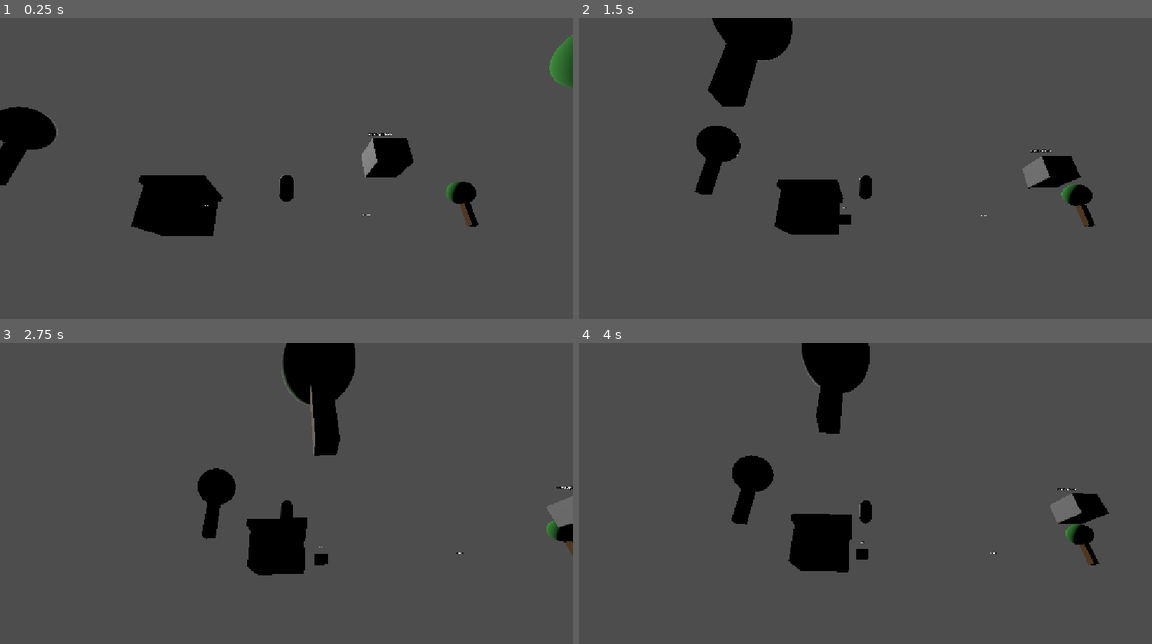
Above: before the commit, frames 1-4 (two rows, left to right).
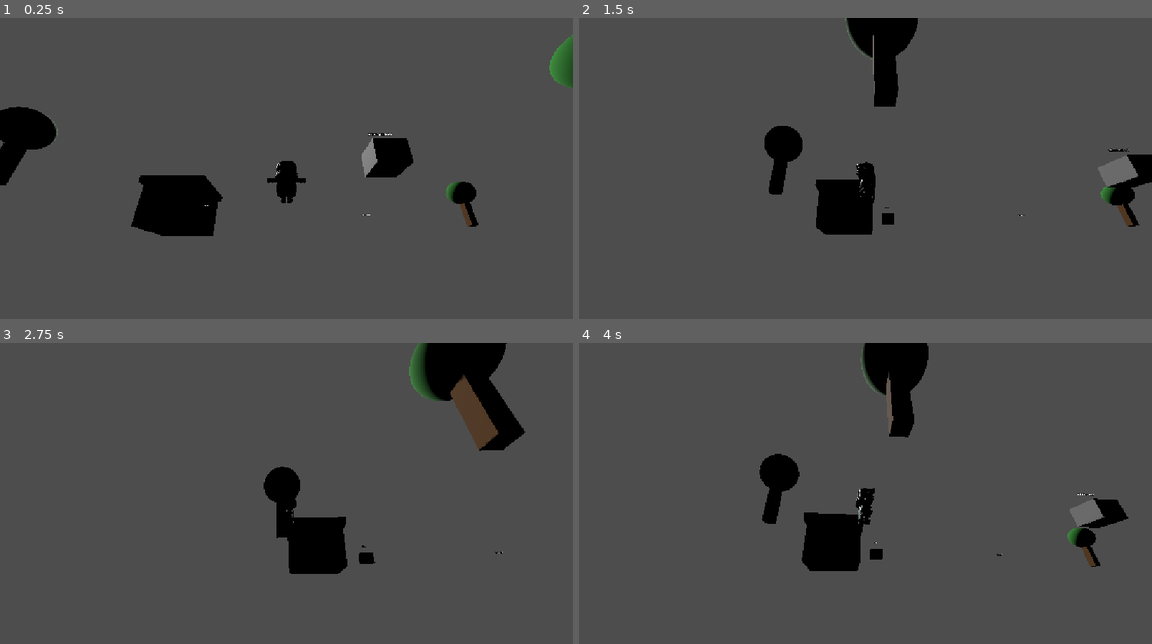
Above: after the commit, the same moments.

Repository: daviilegends/mmorpg_final
Game: Godot game, scene res://scenes/world/test_map.tscn
The game is run twice, just before and just after one commit, with the same random seed, the same clock (stepped at 60 frames per second) and the same inputs.
Inputs (mouse positions are in pixels of both pictures, inside the frame that each line leads up to):
- Up to frame 1 (0.25 s): no input
- Up to frame 2 (1.5 s): move the mouse to (991, 162) at 0.52 s; hold D (move_right) 0.53-1.25 s; hold Shift 0.53-1.25 s; click (991, 162) at 0.67 s; tap Space (jump) at 0.77, 0.8, 1.07 s; drag from (750, 195) to (836, 243) at 1.27 s
- Up to frame 3 (2.75 s): move the mouse to (343, 433) at 2.02 s; hold D (move_right) from 2.03 s (still down); tap E (interact) at 2.1 s; tap Space (jump) at 2.3 s
- Up to frame 4 (4 s): release D (move_right) at 2.75 s; drag from (836, 568) to (693, 454) at 2.77 s; move the mouse to (1037, 550) at 3.52 s; hold A (move_left) from 3.53 s (still down); hold Shift from 3.53 s (still down); tap Space (jump) at 3.77, 3.8 s

The runs differ from the first frame. In frame 1, 0.3% of the frame differs, in the area x 46-54%, y 47-62%; in frame 2, 12%; in frame 3, 12%, in the area x 34-100%, y 0-78%; in frame 4, 8.2%.

Commit message:
Replace capsule with KayKit Rogue model and animations
- Rogue.glb as player model (KayKit Adventurers Pack, CC0)
- Runtime animation loading from Rig_Medium_General.glb and
  Rig_Medium_MovementBasic.glb with automatic path remapping
- Animations: Idle, Walking, Running, Jump (start/idle/land)
- Shift to run, smooth transitions between animation states
- Camera-relative movement preserved
- Asset credits updated

Co-Authored-By: Claude Sonnet 4.6 <noreply@anthropic.com>

Diff:
--- a/scenes/player/player.tscn
+++ b/scenes/player/player.tscn
@@ -1,16 +1,14 @@
-[gd_scene load_steps=7 format=3]
+[gd_scene load_steps=6 format=3]
 
 [ext_resource type="Script" path="res://scripts/player/player_controller.gd" id="1"]
 [ext_resource type="Script" path="res://scripts/player/camera_follow.gd" id="2"]
 [ext_resource type="Script" path="res://scripts/player/interaction_manager.gd" id="3"]
+[ext_resource type="PackedScene" path="res://assets/models/Characters/gltf/Rogue.glb" id="4"]
+[ext_resource type="Script" path="res://scripts/player/player_model_setup.gd" id="5"]
 
 [sub_resource type="CapsuleShape3D" id="CapsuleShape3D_001"]
 radius = 0.35
-height = 1.4
-
-[sub_resource type="CapsuleMesh" id="CapsuleMesh_001"]
-radius = 0.35
-height = 1.4
+height = 1.2
 
 [sub_resource type="SphereShape3D" id="SphereShape3D_interact"]
 radius = 2.5
@@ -19,14 +17,11 @@
 script = ExtResource("1")
 
 [node name="CollisionShape3D" type="CollisionShape3D" parent="."]
-transform = Transform3D(1, 0, 0, 0, 1, 0, 0, 0, 1, 0, 0.7, 0)
+transform = Transform3D(1, 0, 0, 0, 1, 0, 0, 0, 1, 0, 0.6, 0)
 shape = SubResource("CapsuleShape3D_001")
 
-[node name="Model" type="Node3D" parent="."]
-
-[node name="Body" type="MeshInstance3D" parent="Model"]
-transform = Transform3D(1, 0, 0, 0, 1, 0, 0, 0, 1, 0, 0.7, 0)
-mesh = SubResource("CapsuleMesh_001")
+[node name="Model" parent="." instance=ExtResource("4")]
+script = ExtResource("5")
 
 [node name="Camera3D" type="Camera3D" parent="."]
 script = ExtResource("2")
--- a/scripts/player/player_controller.gd
+++ b/scripts/player/player_controller.gd
@@ -1,12 +1,22 @@
 extends CharacterBody3D
 
 @export var move_speed: float = 5.0
+@export var run_speed: float = 9.0
 @export var rotation_speed: float = 10.0
 @export var gravity: float = 20.0
 @export var jump_force: float = 8.0
 
 @onready var model: Node3D = $Model
 @onready var camera: Camera3D = $Camera3D
+
+var _anim_player: AnimationPlayer = null
+var _current_anim: String = ""
+var _is_jumping: bool = false
+
+func _ready() -> void:
+	await get_tree().create_timer(0.1).timeout
+	if model and model.has_method("_find_animation_player"):
+		_anim_player = model.anim_player
 
 func _physics_process(delta: float) -> void:
 	var input_dir := Vector2.ZERO
@@ -16,18 +26,26 @@
 	if input_dir.length() > 1.0:
 		input_dir = input_dir.normalized()
 
+	var running := Input.is_key_pressed(KEY_SHIFT)
+	var speed := run_speed if running else move_speed
+
 	var cam_yaw: float = camera.get_yaw() if camera.has_method("get_yaw") else 0.0
 	var forward := Vector3(sin(cam_yaw), 0, cos(cam_yaw))
 	var right := Vector3(cos(cam_yaw), 0, -sin(cam_yaw))
 	var move_dir := (forward * input_dir.y + right * input_dir.x)
 
-	velocity.x = move_dir.x * move_speed
-	velocity.z = move_dir.z * move_speed
+	velocity.x = move_dir.x * speed
+	velocity.z = move_dir.z * speed
 
 	if is_on_floor():
 		if Input.is_action_just_pressed("jump"):
 			velocity.y = jump_force
+			_is_jumping = true
 		else:
+			if _is_jumping:
+				_is_jumping = false
+				_play_anim("Jump_Land")
+				await get_tree().create_timer(0.15).timeout
 			velocity.y = 0.0
 	else:
 		velocity.y -= gravity * delta
@@ -37,3 +55,36 @@
 	if move_dir.length() > 0.1 and model:
 		var target_angle := atan2(move_dir.x, move_dir.z)
 		model.rotation.y = lerp_angle(model.rotation.y, target_angle, rotation_speed * delta)
+
+	_update_animation(move_dir.length(), running)
+
+func _update_animation(move_amount: float, running: bool) -> void:
+	if not _anim_player:
+		if model and model.get("anim_player"):
+			_anim_player = model.anim_player
+		if not _anim_player:
+			return
+
+	if _is_jumping:
+		if velocity.y > 0:
+			_play_anim("Jump_Start")
+		else:
+			_play_anim("Jump_Idle")
+		return
+
+	if move_amount > 0.1:
+		if running:
+			_play_anim("Running_A")
+		else:
+			_play_anim("Walking_A")
+	else:
+		_play_anim("Idle_A")
+
+func _play_anim(anim_name: String) -> void:
+	if not _anim_player:
+		return
+	if _current_anim == anim_name:
+		return
+	if _anim_player.has_animation(anim_name):
+		_anim_player.play(anim_name, 0.2)
+		_current_anim = anim_name
--- /dev/null
+++ b/scripts/player/player_model_setup.gd
@@ -0,0 +1,68 @@
+extends Node3D
+
+const ANIM_GENERAL := "res://assets/models/Animations/gltf/Rig_Medium/Rig_Medium_General.glb"
+const ANIM_MOVEMENT := "res://assets/models/Animations/gltf/Rig_Medium/Rig_Medium_MovementBasic.glb"
+
+var anim_player: AnimationPlayer = null
+
+func _ready() -> void:
+	anim_player = _find_animation_player(self)
+	if not anim_player:
+		anim_player = AnimationPlayer.new()
+		anim_player.name = "AnimationPlayer"
+		add_child(anim_player)
+		var lib := AnimationLibrary.new()
+		anim_player.add_animation_library("", lib)
+
+	_load_animations_from(ANIM_GENERAL)
+	_load_animations_from(ANIM_MOVEMENT)
+
+	if anim_player.has_animation("Idle_A"):
+		anim_player.play("Idle_A")
+
+func _find_animation_player(node: Node) -> AnimationPlayer:
+	for child in node.get_children():
+		if child is AnimationPlayer:
+			return child
+		var found := _find_animation_player(child)
+		if found:
+			return found
+	return null
+
+func _load_animations_from(glb_path: String) -> void:
+	var scene: PackedScene = load(glb_path)
+	if not scene:
+		push_warning("Could not load animation file: %s" % glb_path)
+		return
+
+	var instance := scene.instantiate()
+	var source_ap := _find_animation_player(instance)
+	if not source_ap:
+		instance.queue_free()
+		return
+
+	var source_lib := source_ap.get_animation_library("")
+	if not source_lib:
+		instance.queue_free()
+		return
+
+	var target_lib := anim_player.get_animation_library("")
+
+	for anim_name in source_lib.get_animation_list():
+		if anim_name == "T-Pose":
+			continue
+		if target_lib.has_animation(anim_name):
+			continue
+		var anim := source_lib.get_animation(anim_name).duplicate()
+		_remap_paths(anim)
+		target_lib.add_animation(anim_name, anim)
+
+	instance.queue_free()
+
+func _remap_paths(anim: Animation) -> void:
+	for i in range(anim.get_track_count()):
+		var path_str := str(anim.track_get_path(i))
+		if path_str.contains("/Skeleton3D"):
+			var idx := path_str.find("Skeleton3D")
+			var new_path := path_str.substr(idx)
+			anim.track_set_path(i, NodePath(new_path))
Binary file added: assets/models/Animations/fbx/Rig_Medium/Rig_Medium_General.fbx
Binary file added: assets/models/Animations/fbx/Rig_Medium/Rig_Medium_MovementBasic.fbx
Binary file added: assets/models/Animations/gltf/Rig_Medium/Rig_Medium_General.glb
Binary file added: assets/models/Animations/gltf/Rig_Medium/Rig_Medium_MovementBasic.glb
Binary file added: assets/models/Assets/fbx(unity)/arrow_bow.fbx
Binary file added: assets/models/Assets/fbx(unity)/arrow_bow_bundle.fbx
Binary file added: assets/models/Assets/fbx(unity)/arrow_crossbow.fbx
Binary file added: assets/models/Assets/fbx(unity)/arrow_crossbow_bundle.fbx
Binary file added: assets/models/Assets/fbx(unity)/axe_1handed.fbx
Binary file added: assets/models/Assets/fbx(unity)/axe_2handed.fbx
Binary file added: assets/models/Assets/fbx(unity)/barbarian_texture.png
Binary file added: assets/models/Assets/fbx(unity)/bow.fbx
(and 239 more such lines)
